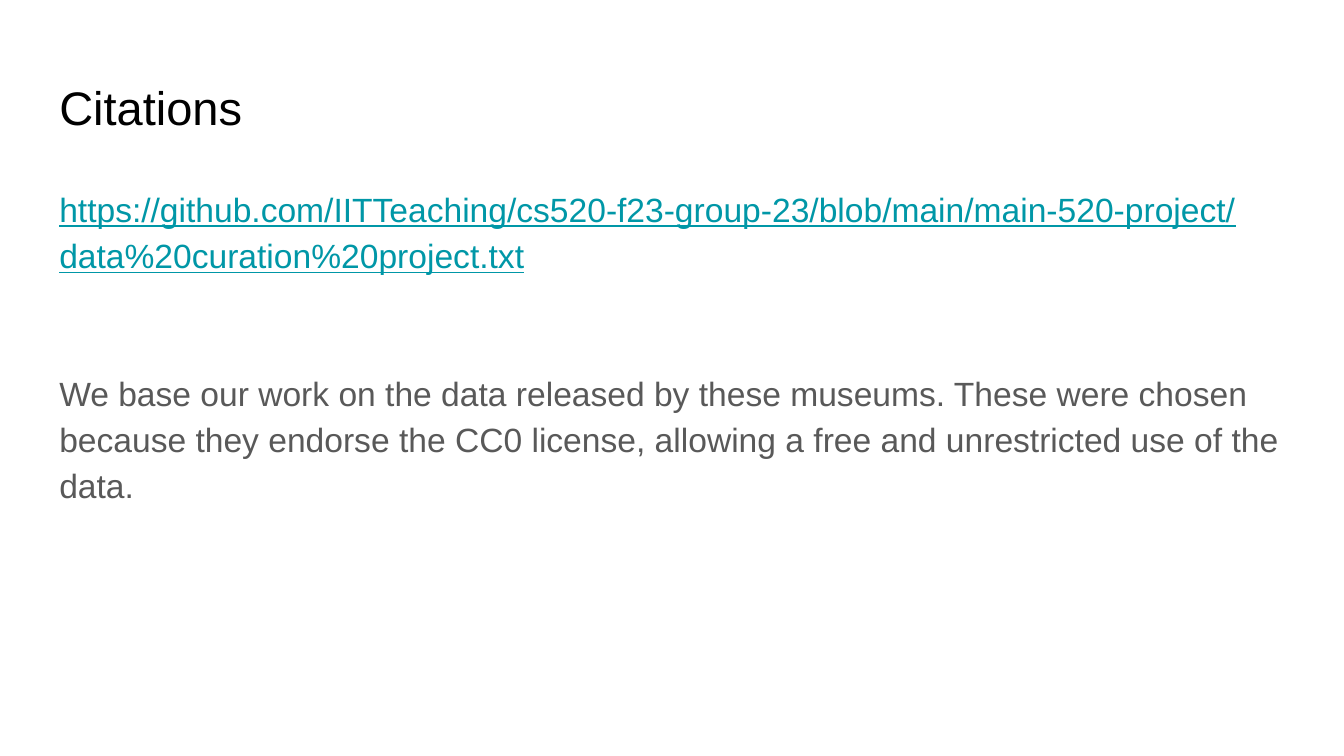
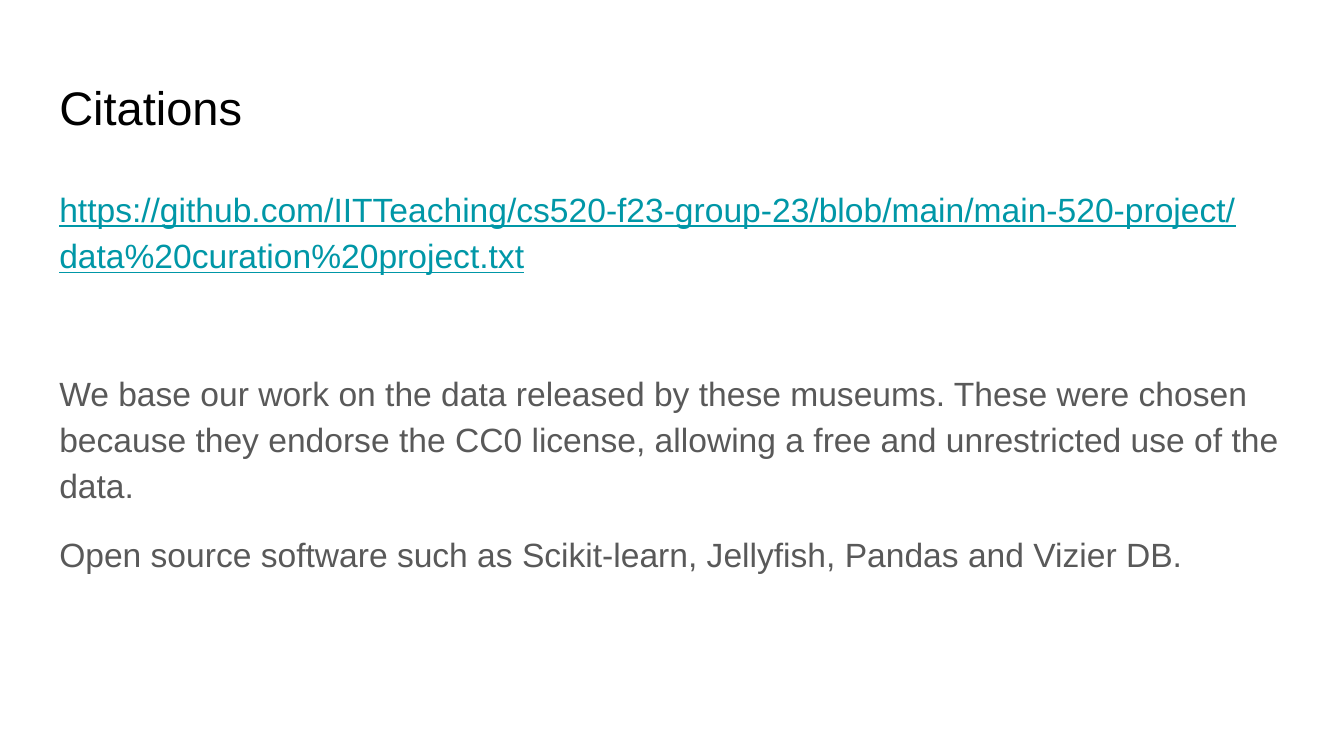
Before and after one commit to IITTeaching/cs520-f23-group-23, a slide deck: slide 23 of main-520-project/CS 520 Data Curation.pptx (slide 20 before the commit). Drawn at 1344x756 pixels with LibreOffice and Linux fonts; fonts in the diff are those of the drawing. Boxes give left, top, right and bottom in pixels: in the first picture for what was removed or moved away, otherwise in the second. Text is boxed around its words. In the diff, an @@ line names an element or a change of style, - is before the commit and + after.

```diff
--- a/main-520-project/CS 520 Data Curation.pptx
+++ b/main-520-project/CS 520 Data Curation.pptx
@@ text at box(59, 542, 1182, 573): paragraph added @@
+Open source software such as Scikit-learn, Jellyfish, Pandas and Vizier DB.
```
Also in this commit, not shown: 6 other slides changed, 4 slides added, 1 slide removed.
